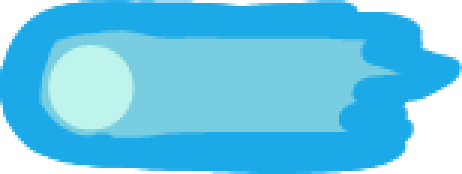
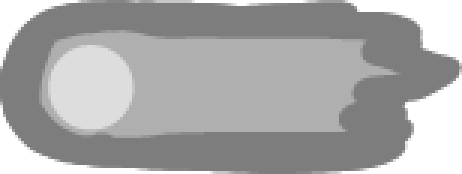
Layers edited between the first and the second 462×174 image:
painted on "Fireball-F1" over <box>3,0,462,165</box>
painted on "Fireball-F2" over <box>0,9,366,159</box>
painted on "Fireball-F3" over <box>3,0,423,174</box>
painted on "Fireball-F4" over <box>3,9,333,159</box>
painted on "Fireball-F5" over <box>0,0,420,174</box>
painted on "Fireball-F6" over <box>0,0,315,162</box>
